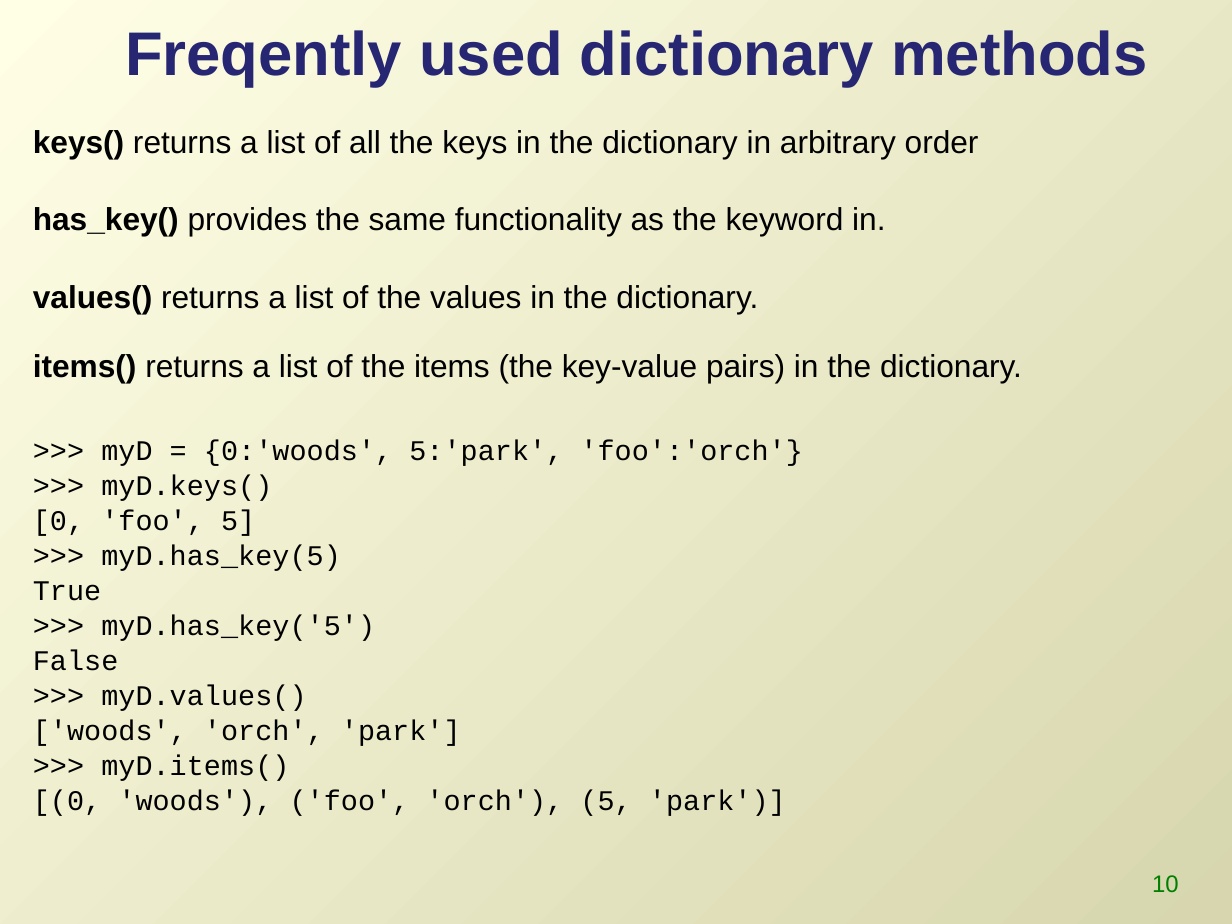
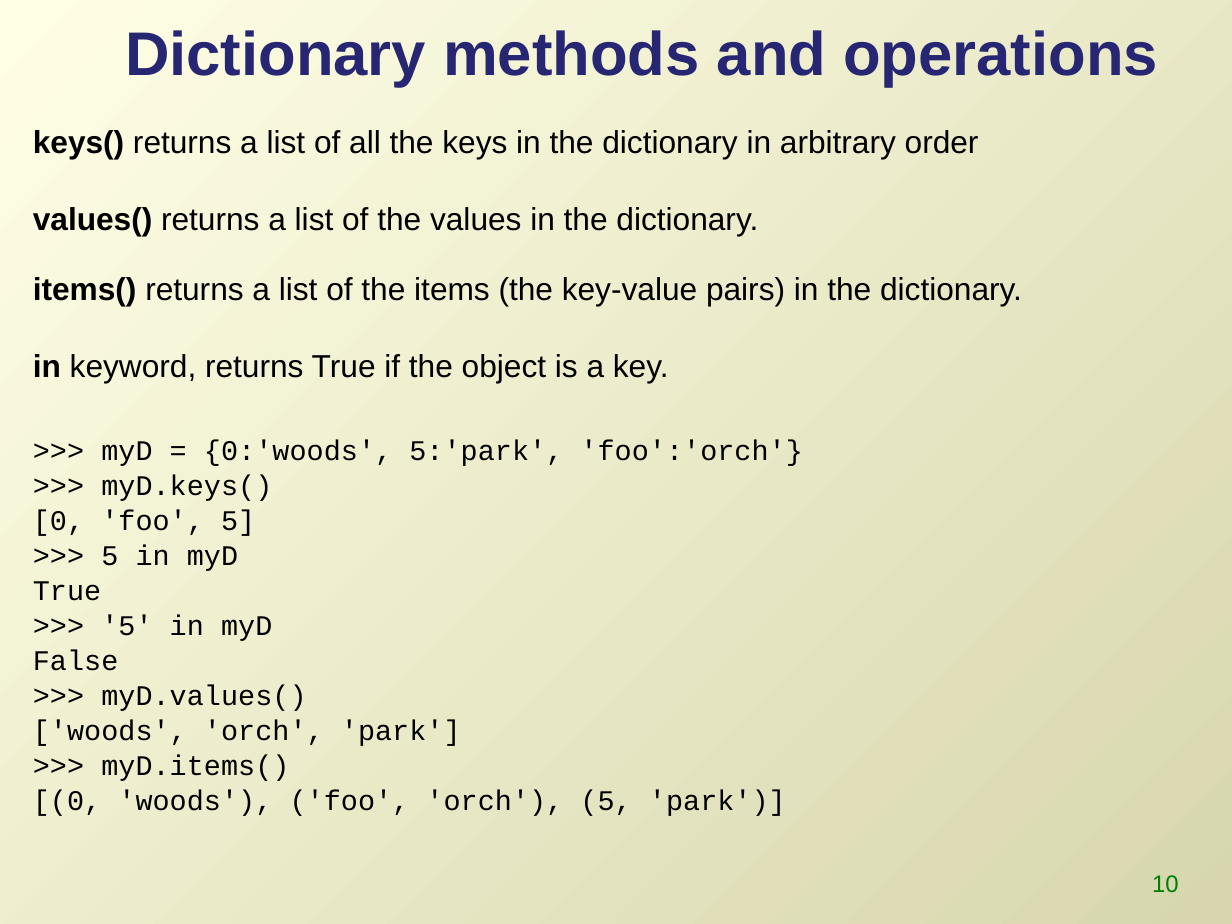
Before and after one commit to lgtateos/gis540, a slide deck: slide 10 of slides/dictionaries.ppt. Drawn at 1232x924 pixels with LibreOffice and Linux fonts; fonts in the diff are those of the drawing. Boxes give left, top, right and bottom in pixels: in the first picture for what was removed or moved away, otherwise in the second. Text is boxed around its words. In the diff, an @@ line names an element or a change of style, - is before the commit and + after.

```diff
--- a/slides/dictionaries.ppt
+++ b/slides/dictionaries.ppt
@@ title at (125, 30, 1158, 87): text changed @@
-Freqently used dictionary methods
+Dictionary methods and operations
@@ text at (33, 207, 885, 236): paragraph removed @@
-has_key() provides the same functionality as the keyword in.
@@ text at (33, 354, 669, 383): paragraph added @@
+in keyword, returns True if the object is a key.
@@ text at (101, 545, 238, 571): text changed @@
-  >>> myD.has_key(5)
+  >>> 5 in myD
@@ text at (101, 615, 272, 641): text changed @@
-  >>> myD.has_key('5')
+  >>> '5' in myD
```
Also in this commit, not shown: 5 other slides changed.
